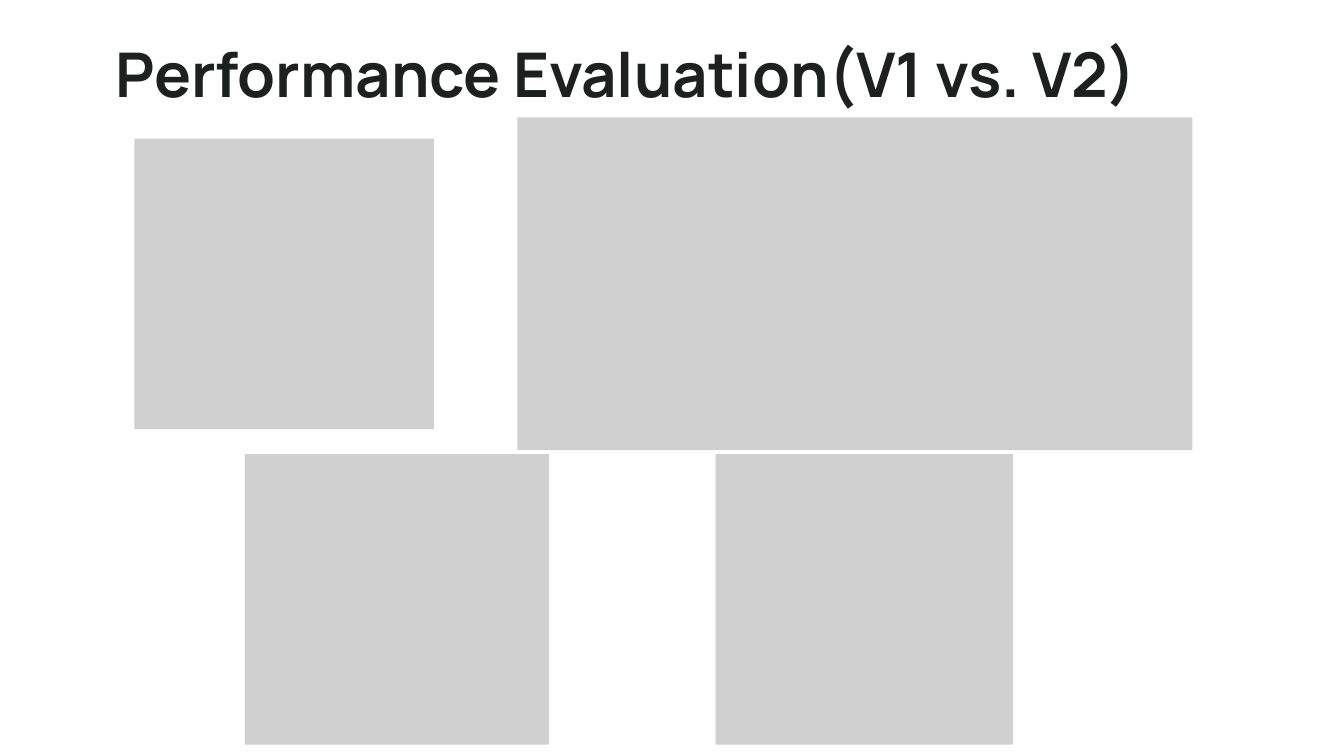
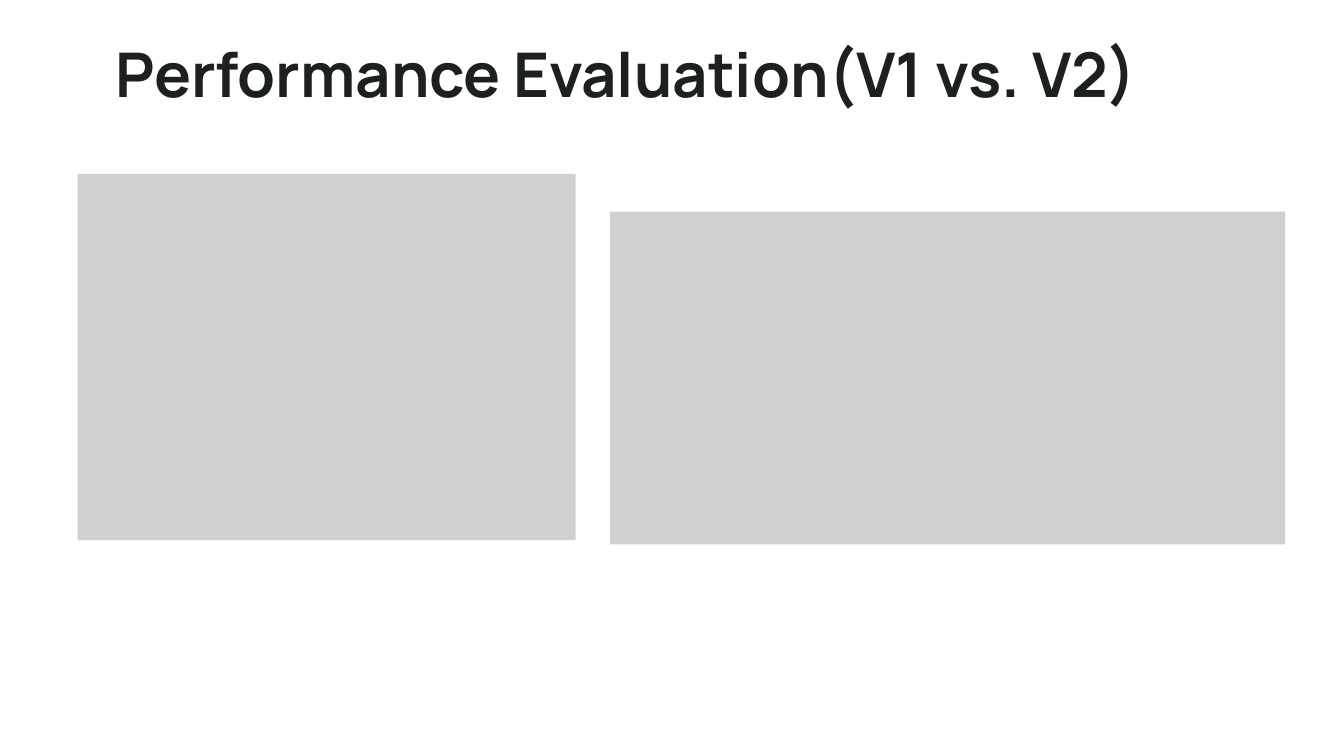
Before and after one commit to chihnara/empathetic-medchat, a slide deck: slide 7 of docs/demo.pptx. Drawn at 1344x756 pixels with LibreOffice and Linux fonts; fonts in the diff are those of the drawing; grey boxes stand for pictures. Boxes give left, top, right and bottom in pixels: in the first picture for what was removed or moved away, otherwise in the second. Text is boxed around its words. In the diff, an @@ line names an element or a change of style, - is before the commit and + after.

```diff
--- a/docs/demo.pptx
+++ b/docs/demo.pptx
@@ picture: place and size @@
-picture at bbox=[134, 138, 434, 429]
+picture at bbox=[78, 174, 576, 540]
@@ picture: place and size @@
-picture at bbox=[517, 118, 1192, 450]
+picture at bbox=[610, 212, 1285, 544]
@@ picture removed at bbox=[245, 454, 549, 745] @@
@@ picture removed at bbox=[716, 454, 1013, 745] @@
```
Also in this commit, not shown: 9 other slides changed, 1 slide added, 2 other files.
